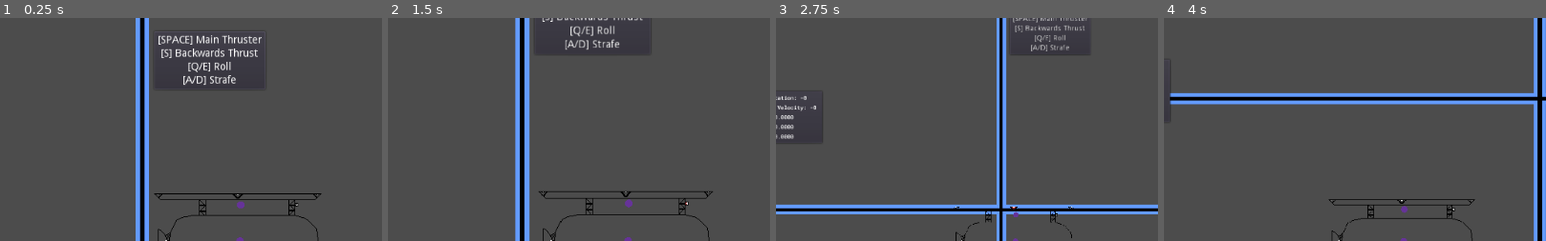
Above: before the commit, frames 1-4 (left to right).
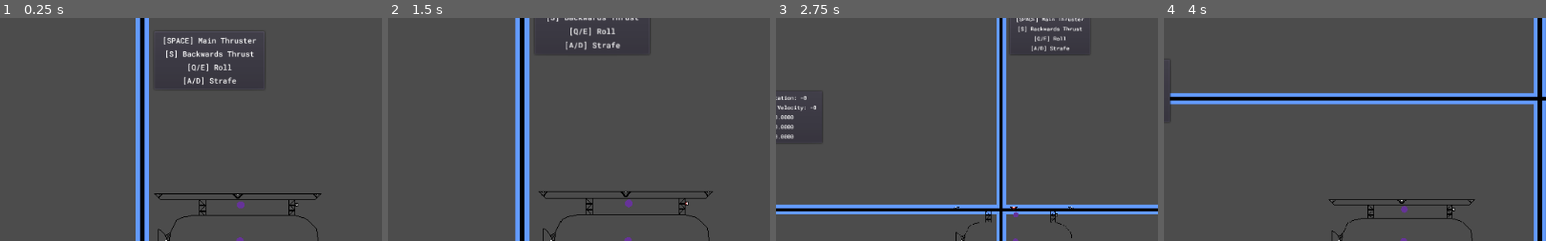
Above: after the commit, the same moments.

Repository: LottieVixen/space-game
Game: Godot game, scene res://levels/World.tscn
Two runs of this game, one before a commit and one after it. Both use one fixed random seed, a clock stepped at 60 frames per second and the inputs below.
Inputs (mouse positions are % of the whole screen's width and height, from its top left):
- Up to frame 1 (0.25 s): no input
- Up to frame 2 (1.5 s): tap Enter at 0.5 s; move the mouse to (72, 45) at 0.52 s; hold Right (right) 0.53-1.28 s; hold Middle mouse button (breakpoint_trigger) 0.53-1.28 s; click (72, 45) at 0.67 s; tap Space (jump) at 0.77 s; move the mouse to (30, 55) at 1.27 s; hold S (reverse_thrust) from 1.28 s (still down); tap Mouse wheel up (zoom_in) at 1.35 s
- Up to frame 3 (2.75 s): tap Space (jump) at 1.52 s; move the mouse to (60, 28) at 2.02 s; release S (reverse_thrust) at 2.03 s; hold Right (right) from 2.03 s (still down); hold Mouse wheel down (zoom_out) from 2.03 s (still down)
- Up to frame 4 (4 s): move the mouse to (45, 70) at 2.77 s; release Right (right) at 2.78 s; release Mouse wheel down (zoom_out) at 2.78 s; hold S (reverse_thrust) 2.78-3.53 s; tap Middle mouse button (breakpoint_trigger) at 2.85 s; click (45, 70) at 2.92 s; tap Space (jump) at 3.02, 3.77 s; move the mouse to (80, 65) at 3.52 s; hold Left (left) from 3.53 s (still down); hold Mouse wheel up (zoom_in) from 3.53 s (still down)
The pictures show only the part of the screen within x 19-69%, y 0-50%; the shares and areas given below are measured in that part.

The runs differ from the first frame. In frame 1, 1.7% of the frame differs, in the area x 41-70%, y 6-30%; in frame 2, 0.8%; in frame 3, 0.7%; in frame 4, nothing differs.

Commit message:
corrected font on the control panel

Diff:
--- a/levels/World.tscn
+++ b/levels/World.tscn
@@ -52,6 +52,7 @@
 [node name="Label" type="Label" parent="MarginContainer/PanelContainer/VBoxContainer"]
 margin_right = 139.0
 margin_bottom = 14.0
+custom_fonts/font = ExtResource( 6 )
 text = "[SPACE] Main Thruster"
 align = 1
 
@@ -59,6 +60,7 @@
 margin_top = 18.0
 margin_right = 139.0
 margin_bottom = 32.0
+custom_fonts/font = ExtResource( 6 )
 text = "[S] Backwards Thrust"
 align = 1
 
@@ -66,6 +68,7 @@
 margin_top = 36.0
 margin_right = 139.0
 margin_bottom = 50.0
+custom_fonts/font = ExtResource( 6 )
 text = "[Q/E] Roll"
 align = 1
 
@@ -73,6 +76,7 @@
 margin_top = 54.0
 margin_right = 139.0
 margin_bottom = 68.0
+custom_fonts/font = ExtResource( 6 )
 text = "[A/D] Strafe"
 align = 1
 
